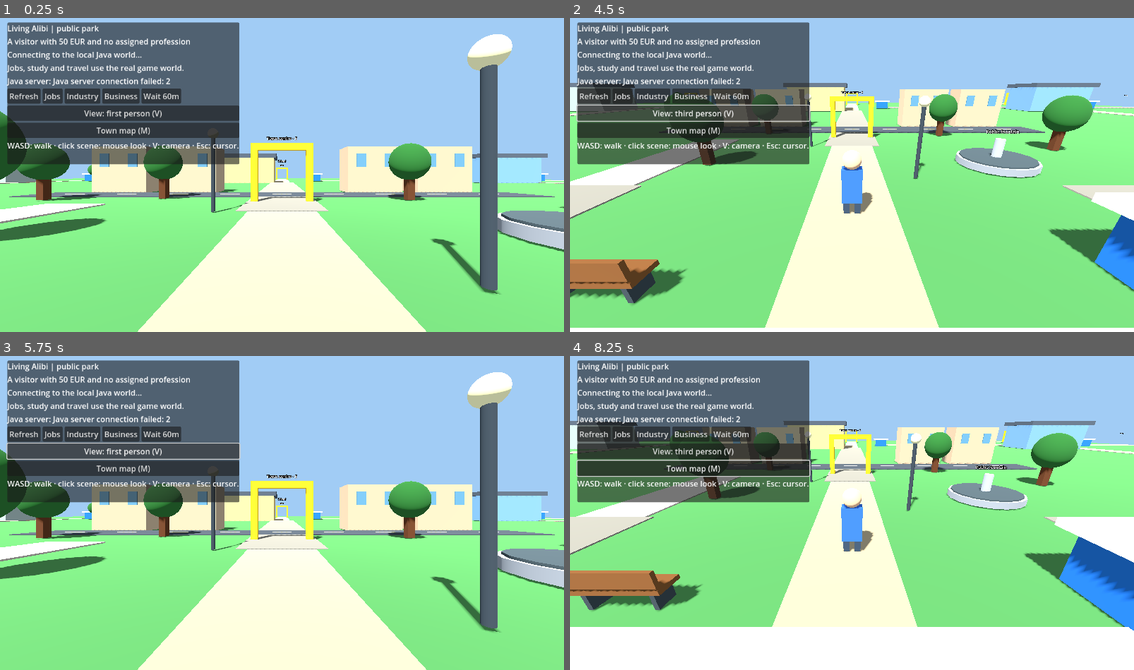
Above: before the commit, frames 1-4 (two rows, left to right).
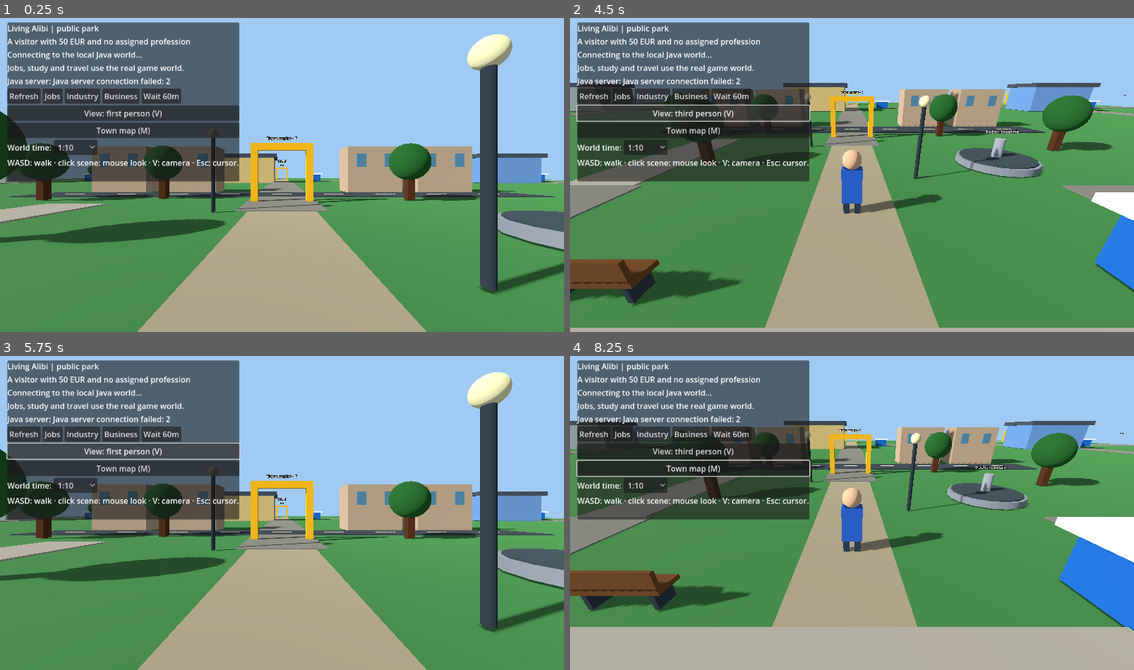
Above: after the commit, the same moments.

Repository: holovin777/living-alibi
Game: Godot game, scene res://scenes/park.tscn
The game is run twice, just before and just after one commit, with the same random seed, the same clock (stepped at 60 frames per second) and the same inputs.
Inputs (mouse positions are in pixels of both pictures, inside the frame that each line leads up to):
- Up to frame 1 (0.25 s): no input
- Up to frame 2 (4.5 s): click "Refresh" at 0.5 s; click "Jobs" at 1.25 s; click "Industry" at 2 s; click "Business" at 2.75 s; click "Wait 60m" at 3.5 s; click "View: first person (V)" at 4.25 s
- Up to frame 3 (5.75 s): click "View: third person (V)" at 5 s
- Up to frame 4 (8.25 s): click "Town map (M)" at 5.75 s; click (643, 484) at 6.5 s, where only the run after the commit has a clickable "1:10"; tap Enter at 7.25 s; move the mouse to (976, 497) at 7.27 s; hold D 7.28-8.03 s; tap M at 7.35 s; click (976, 497) at 7.42 s; tap Space at 8 s; move the mouse to (739, 528) at 8.02 s; hold S from 8.03 s (still down); tap V at 8.1 s

The runs differ from the first frame. In frame 1, 57% of the frame differs, in the area x 0-100%, y 5-100%; in frame 2, 69%, in the area x 0-100%, y 20-100%; in frame 3, 57%; in frame 4, 68%.

Commit message:
feat(godot): configurable live world time and solar arc using Java commits

Diff:
--- /dev/null
+++ b/godot/scripts/LiveClock.gd
@@ -0,0 +1,24 @@
+extends RefCounted
+## Paces requests only; never owns the world clock or replays failed writes.
+const SPEEDS := [0, 1, 5, 10, 24, 60]
+var speed := 10
+var elapsed := 0.0
+
+func set_speed(value: int) -> void:
+    if value in SPEEDS:
+        speed = value
+        elapsed = 0.0
+
+func reset() -> void:
+    elapsed = 0.0
+
+func advance(delta: float, eligible: bool) -> bool:
+    if not eligible or speed == 0:
+        return false
+    var interval := 60.0 / float(speed)
+    elapsed += clampf(delta, 0.0, 1.0)
+    if elapsed + 0.000001 < interval:
+        return false
+    # Never queue a backlog or a second concurrent mutation.
+    elapsed = maxf(0.0, elapsed - interval)
+    return true
--- a/godot/scripts/ParkDemo.gd
+++ b/godot/scripts/ParkDemo.gd
@@ -16,6 +16,7 @@
 const TownLayout = preload("res://scripts/TownMap.gd")
 const MOUSE_SENSITIVITY := 0.0025
 const EYE_HEIGHT := 1.65
+const LiveClock = preload("res://scripts/LiveClock.gd")
 
 # Local presentation only: true movement between districts is Java-authorized.
 var _first_person := true
@@ -41,6 +42,9 @@
 var _road_blocked := ""
 var _last_snapshot: Dictionary = {}
 var _connected := false
+var _clock := LiveClock.new()
+var _clock_pending := false
+var _clock_selector: OptionButton
 var _locations: Array = []
 var _job_offers: Array = []
 var _work_orders: Array = []
@@ -102,6 +106,7 @@
         _try_road_crossing(relative_motion)
 
     _animate_residents(delta)
+    _tick_live_clock(delta)
     if not _near_gate():
         _travel_panel.visible = false
     if not _near_kiosk():
@@ -701,6 +706,18 @@
     map_button.text = "Town map (M)"
     map_button.pressed.connect(_toggle_map)
     column.add_child(map_button)
+    var clock_row := HBoxContainer.new()
+    column.add_child(clock_row)
+    var clock_label := Label.new()
+    clock_label.text = "World time:"
+    clock_row.add_child(clock_label)
+    _clock_selector = OptionButton.new()
+    for rate in LiveClock.SPEEDS:
+        var caption := "Paused" if rate == 0 else "1:%s" % rate
+        _clock_selector.add_item(caption, rate)
+    _clock_selector.select(3)
+    _clock_selector.item_selected.connect(_on_clock_speed_selected)
+    clock_row.add_child(_clock_selector)
     _hint = Label.new()
     _hint.text = "WASD: walk · click scene: mouse look · V: camera · Esc: cursor."
     column.add_child(_hint)
@@ -1010,11 +1027,27 @@
     if not _api.is_busy():
         _api.view_business()
 
+func _on_clock_speed_selected(index: int) -> void:
+    _clock.set_speed(_clock_selector.get_item_id(index))
+
+func _tick_live_clock(delta: float) -> void:
+    if _api == null:
+        return
+    var eligible: bool = _connected and not _api.is_busy() and not _clock_pending \
+            and _road_pending.is_empty() and not _travel_panel.visible \
+            and not _action_panel.visible and not _map_panel.visible
+    if _clock.advance(delta, eligible):
+        _clock_pending = true
+        # The existing atomic Java action advances needs, NPCs and SQLite.
+        _api.wait_for(1)
+
 func _wait_one_hour() -> void:
     if not _api.is_busy():
         _api.wait_for(60)
 
 func _on_world_updated(snapshot: Dictionary) -> void:
+    var clock_update := _clock_pending
+    _clock_pending = false
     _connected = true
     _last_snapshot = snapshot
     var player: Dictionary = snapshot.get("player", {})
@@ -1064,7 +1097,7 @@
     _render_residents()
     _apply_weather()
     _render_actions()
-    if _api != null and not _api.is_busy():
+    if _api != null and not _api.is_busy() and not clock_update:
         _api.list_locations()
 
 func _apply_weather() -> void:
@@ -1082,10 +1115,15 @@
         _environment.background_color = Color(0.63, 0.80, 0.96)
     var minute := int(_last_snapshot.get("minute", 450))
     var night := minute < 360 or minute >= 1200
-    _sun.light_energy = 0.12 if night else 1.1
-    _environment.ambient_light_energy = 0.25 if night else 1.0
-    if night:
-        _environment.background_color = Color(0.07,0.10,0.18)
+    # Approximate solar arc from the committed world minute, never wall time.
+    var day_progress := clampf((float(minute)-360.0)/840.0,0.0,1.0)
+    var daylight := sin(day_progress * PI)
+    _sun.rotation_degrees = Vector3(-8.0-65.0*daylight,
+            -90.0+180.0*day_progress,0.0)
+    _sun.light_energy = lerpf(0.12,1.1,daylight)
+    _environment.ambient_light_energy = lerpf(0.25,1.0,daylight)
+    _environment.background_color = Color(0.07,0.10,0.18).lerp(
+            _environment.background_color, smoothstep(0.0,0.35,daylight))
     var services: Dictionary = _last_snapshot.get("services", {})
     # Weather and city services affect every loaded chunk, not just the
     # one containing the visitor. Only the active chunk gets NPC data.
@@ -1170,9 +1208,12 @@
         _render_actions()
 
 func _on_action_feedback(message: String) -> void:
-    _message.text = message
-
-func _on_request_started(_route: String) -> void:
+    if not _clock_pending:
+        _message.text = message
+
+func _on_request_started(route: String) -> void:
+    if route.begins_with("/actions/") and not _clock_pending:
+        _clock.reset()
     _set_request_busy(true)
 
 func _on_request_finished(_route: String) -> void:
@@ -1186,6 +1227,14 @@
             node.disabled = busy or same_place
 
 func _on_request_failed(message: String) -> void:
+    if _clock_pending:
+        # The server might have committed before a connection failure.
+        # Pause rather than automatically retry a potentially committed write.
+        _clock_pending = false
+        _clock.set_speed(0)
+        _clock_selector.select(0)
+        _message.text = "Live time paused. Refresh world before resuming: " + message
+        return
     if not _road_pending.is_empty():
         _road_blocked = _road_pending
         _road_pending = ""
--- a/godot/tests/SceneNavigationSmoke.gd
+++ b/godot/tests/SceneNavigationSmoke.gd
@@ -15,6 +15,32 @@
     var world = packed.instantiate()
     root.add_child(world)
     await process_frame
+
+    var clock = preload("res://scripts/LiveClock.gd").new()
+    for i in range(5):
+        if not _check(not clock.advance(1.0,true), "1:10 waits six real seconds"):
+            return
+    if not _check(clock.advance(1.0,true), "1:10 advances one game minute"):
+        return
+    if not _check(not clock.advance(1.0,false) and is_zero_approx(clock.elapsed),
+            "busy or menu time does not accumulate"):
+        return
+    clock.set_speed(60)
+    if not _check(clock.advance(1.0,true), "1:60 advances every real second"):
+        return
+    clock.set_speed(0)
+    if not _check(not clock.advance(1.0,true), "paused clock sends no request"):
+        return
+    world._clock_pending = true
+    world._on_request_failed("uncertain response")
+    if not _check(not world._clock_pending and world._clock.speed == 0
+            and world._clock_selector.get_selected_id() == 0,
+            "automatic time pauses after uncertain server response"):
+        return
+    world._clock_selector.select(3)
+    world._on_clock_speed_selected(3)
+    if not _check(world._clock.speed == 10, "speed selection restores default"):
+        return
 
     # The initial presentation is eye-level first person; V can show the
     # placeholder avatar without moving the authoritative player in Java.
@@ -179,6 +205,16 @@
         return
     if not _check(world._residents_root.get_node("Resident_marco") == marco,
             "refresh retains the same resident model and animation state"):
+        return
+    var noon := _world("PARK", "Park")
+    noon["minute"] = 720
+    world._on_world_updated(noon)
+    var noon_light: float = world._sun.light_energy
+    var dawn := _world("PARK", "Park")
+    dawn["minute"] = 360
+    world._on_world_updated(dawn)
+    if not _check(noon_light > world._sun.light_energy,
+            "solar lighting follows committed world minutes"):
         return
     var night := _world("PARK", "Park")
     night["minute"] = 1260
